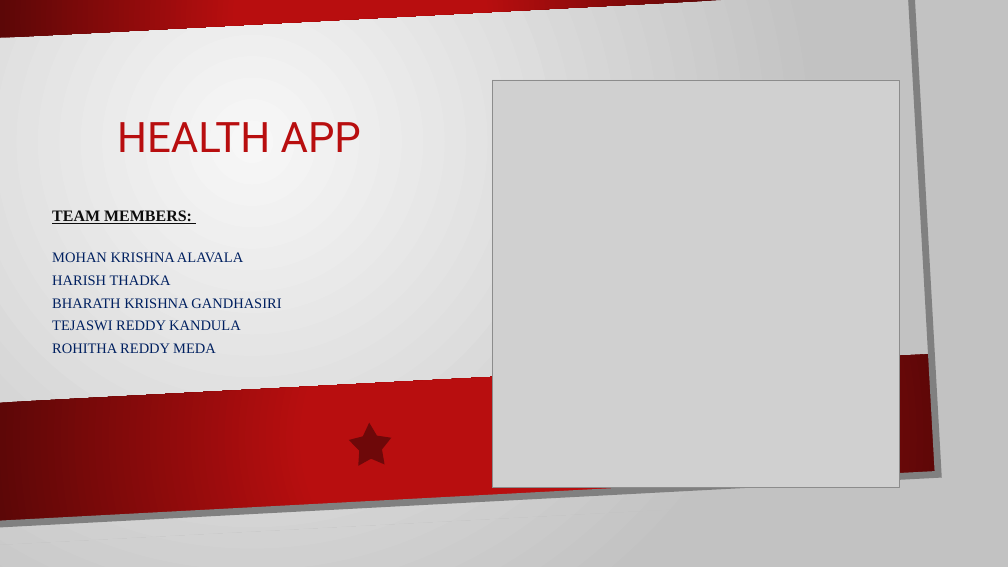
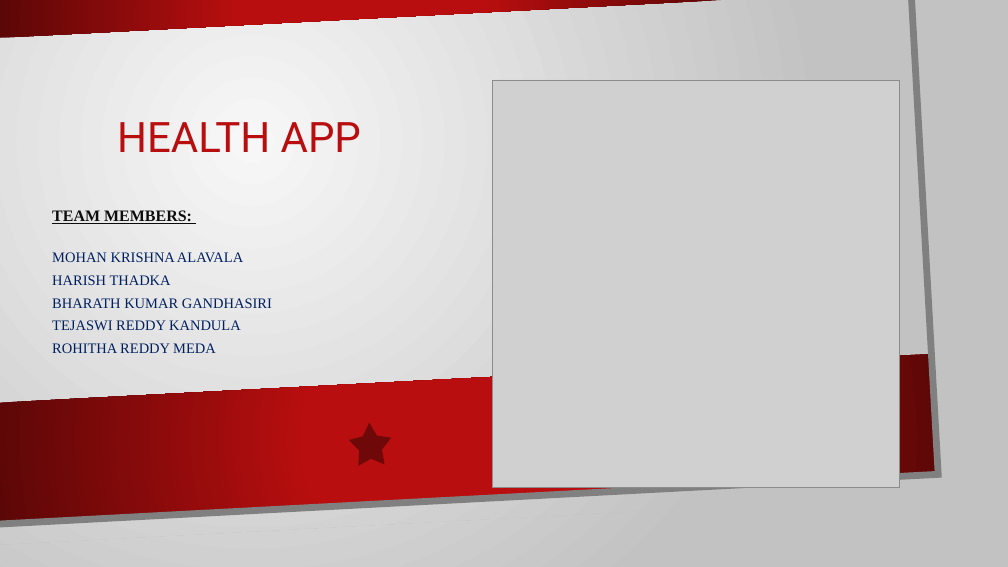
Before and after one commit to Mohanalavala/HealthApp, a slide deck: slide 1 of Health App.pptx. Drawn at 1008x567 pixels with LibreOffice and Linux fonts; fonts in the diff are those of the drawing; grey boxes stand for pictures; background and template pictures are left out. Boxes give left, top, right and bottom in pixels: in the first picture for what was removed or moved away, otherwise in the second. Text is boxed around its words. In the diff, an @@ line names an element or a change of style, - is before the commit and + after.

Commit message:
Updated PPT

```diff
--- a/Health App.pptx
+++ b/Health App.pptx
@@ subtitle at bbox=[52, 298, 272, 308]: text changed @@
-BHARATH KRISHNA GANDHASIRI
+BHARATH KUMAR GANDHASIRI
```
Also in this commit, not shown: 1 slide added.
